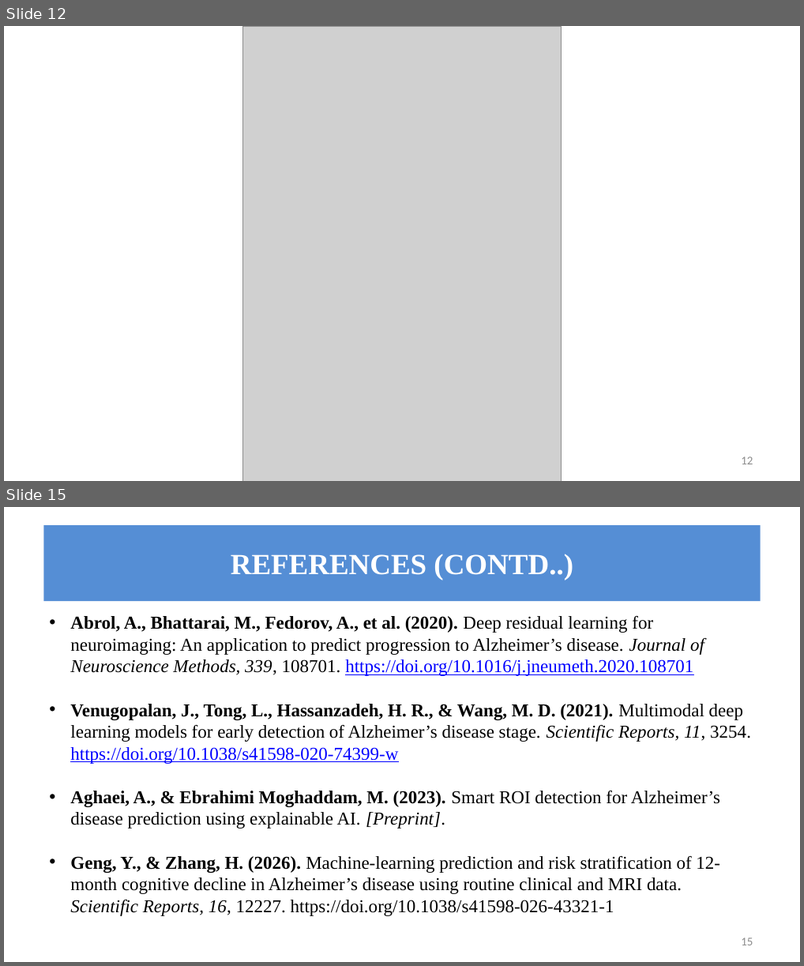
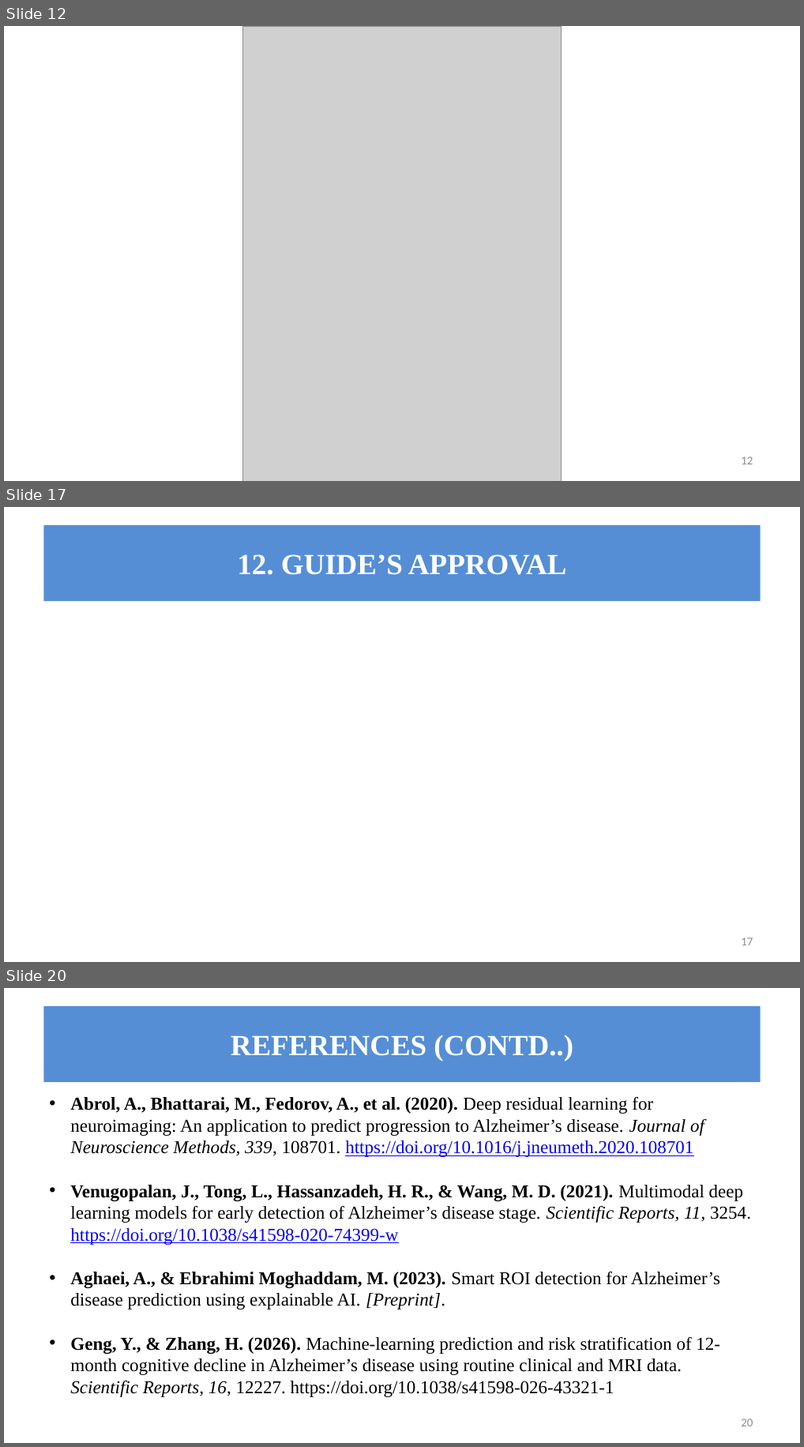
Before and after one commit to An-Avenger/CEREBRO---X, a slide deck: 25MCS1018 ARYAN SHARMA CEREBRO-X REVIEW 2 PPT.pptx. Shown one above the other, each under a label of ours: slides 12 and 15 before the commit, slides 12, 17 and 20 after it; the slides between them are not shown. The pictures are 804x966 and 804x1447 pixels, drawn with LibreOffice and Linux fonts; fonts in the diff are those of the drawing; grey boxes stand for pictures; background and template pictures are left out. Boxes give left, top, right and bottom in pixels: in the first picture for what was removed or moved away, otherwise in the second. Text is boxed around its words. In the diff, an @@ line names an element or a change of style, - is before the commit and + after.

```diff
--- a/25MCS1018 ARYAN SHARMA CEREBRO-X REVIEW 2 PPT.pptx
+++ b/25MCS1018 ARYAN SHARMA CEREBRO-X REVIEW 2 PPT.pptx
@@ slide 17 added at [4,507,800,962], background #FFFFFF @@
@@ title added at [44,525,761,601], fill #558ED5, 37 pt, text #FFFFFF, bold @@
+12. GUIDE’S APPROVAL
@@ page number added at [741,938,753,945], 15 pt, text #8C8C8C @@
+17
@@ what was slide 15 is now slide 20 @@
@@ page number at [741,1419,753,1426]: text changed @@
-15
+20
```
Also in this commit, not shown: 3 slides changed, 4 other slides added, 17 other files.
